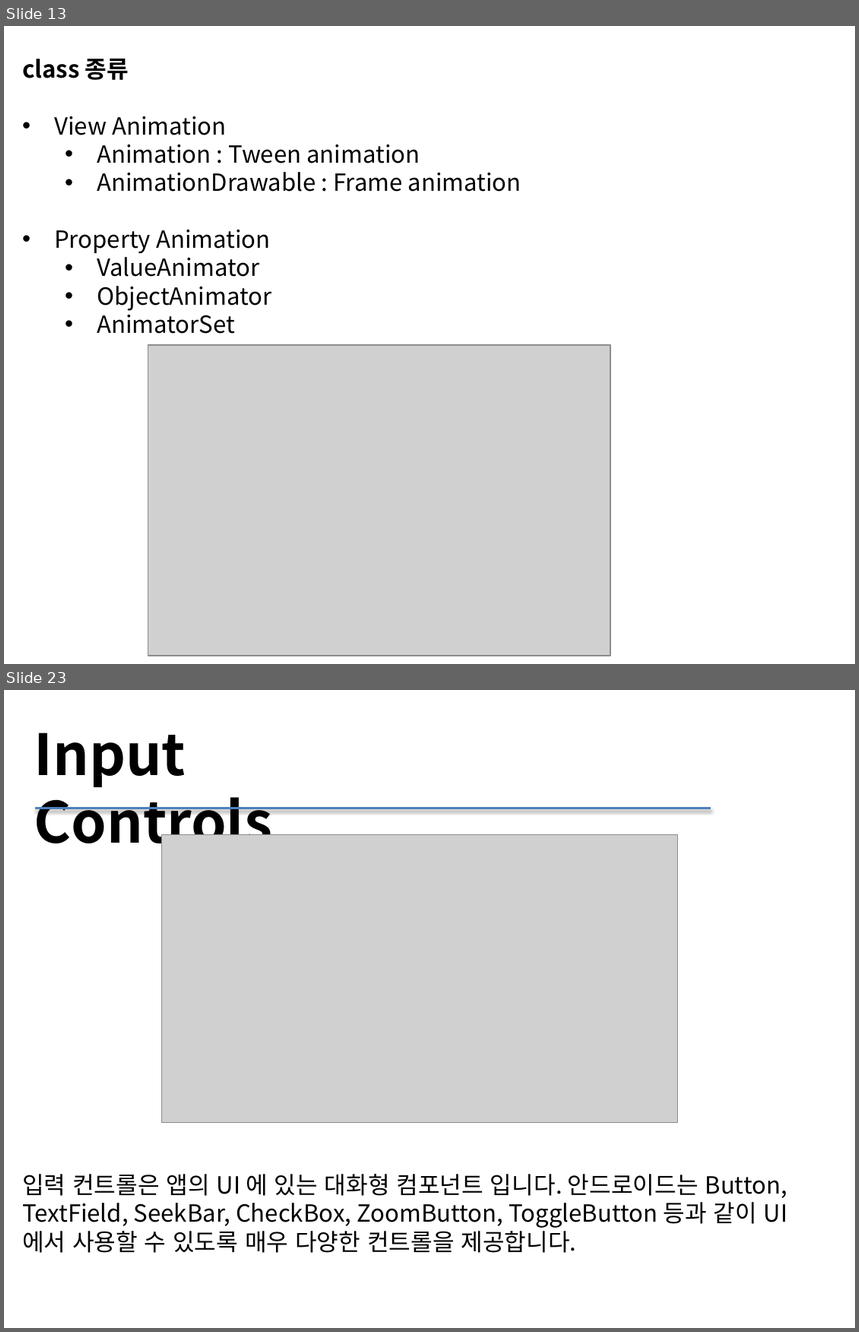
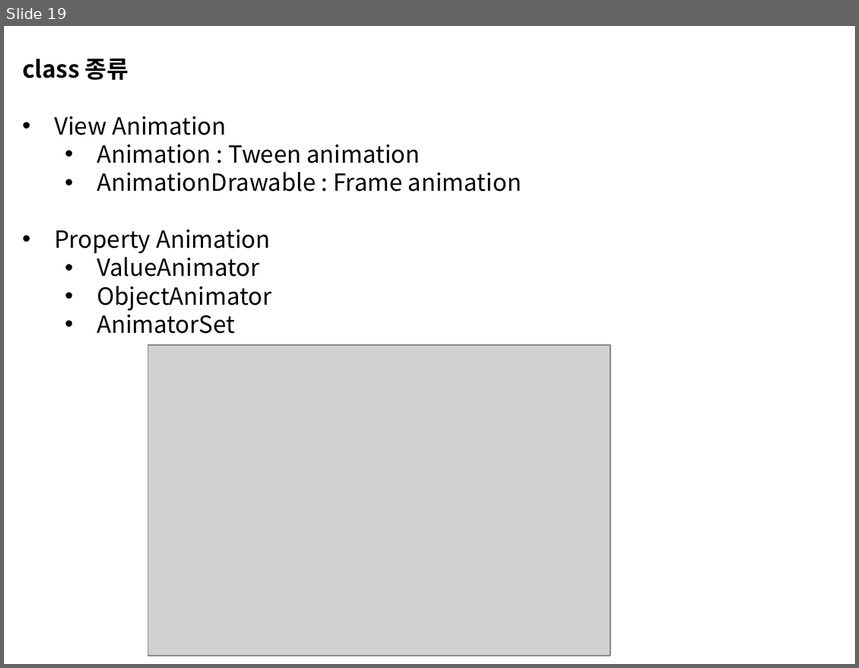
Before and after one commit to sc545/Beacon, a slide deck: 안드로이드 UI.pptx. Shown one above the other, each under a label of ours: slides 13 and 23 before the commit, slide 19 after it; the slides between them are not shown. The pictures are 859x1332 and 859x668 pixels, drawn with LibreOffice and Linux fonts; fonts in the diff are those of the drawing; grey boxes stand for pictures. Boxes give left, top, right and bottom in pixels: in the first picture for what was removed or moved away, otherwise in the second. Text is boxed around its words. In the diff, an @@ line names an element or a change of style, - is before the commit and + after.

```diff
--- a/안드로이드 UI.pptx
+++ b/안드로이드 UI.pptx
@@ slide 23 removed at (x1=4, y1=690, x2=855, y2=1328), background #FFFFFF @@
@@ text removed at (x1=34, y1=733, x2=273, y2=857) @@
-Input Controls
@@ line removed from (35, 809) to (712, 809) @@
@@ picture removed at (x1=161, y1=834, x2=677, y2=1122) @@
@@ text removed at (x1=22, y1=1174, x2=788, y2=1253) @@
-입력 컨트롤은 앱의 UI 에 있는 대화형 컴포넌트 입니다. 안드로이드는 Button, TextField, SeekBar, CheckBox, ZoomButton, ToggleButton 등과 같이 UI 에서 사용할 수 있도록 매우 다양한 컨트롤을 제공합니다.
@@ what was slide 13 is now slide 19 @@
```
Also in this commit, not shown: 8 slides changed, 6 slides added, 16 other slides removed, 17 other files.
